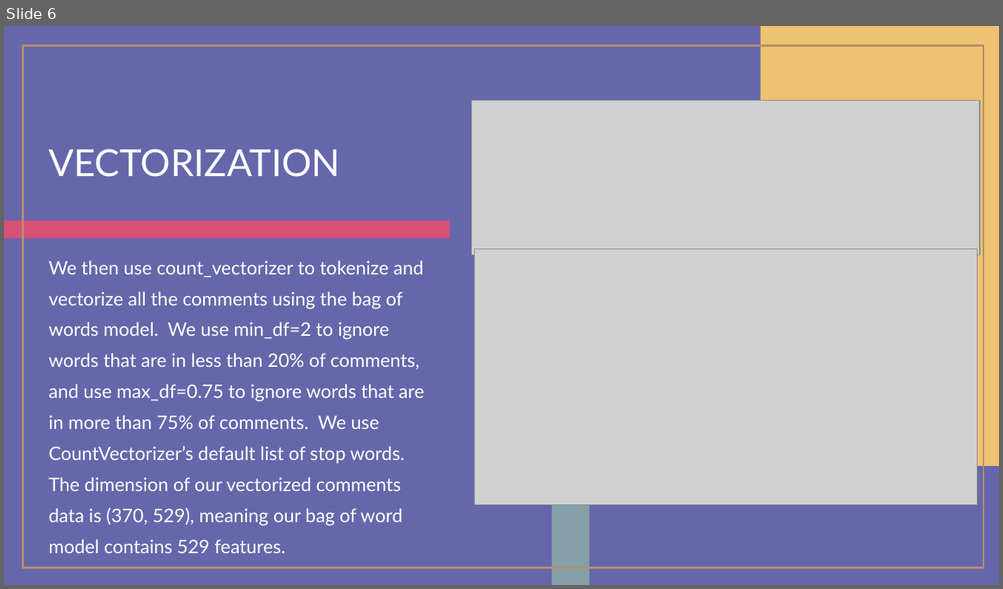
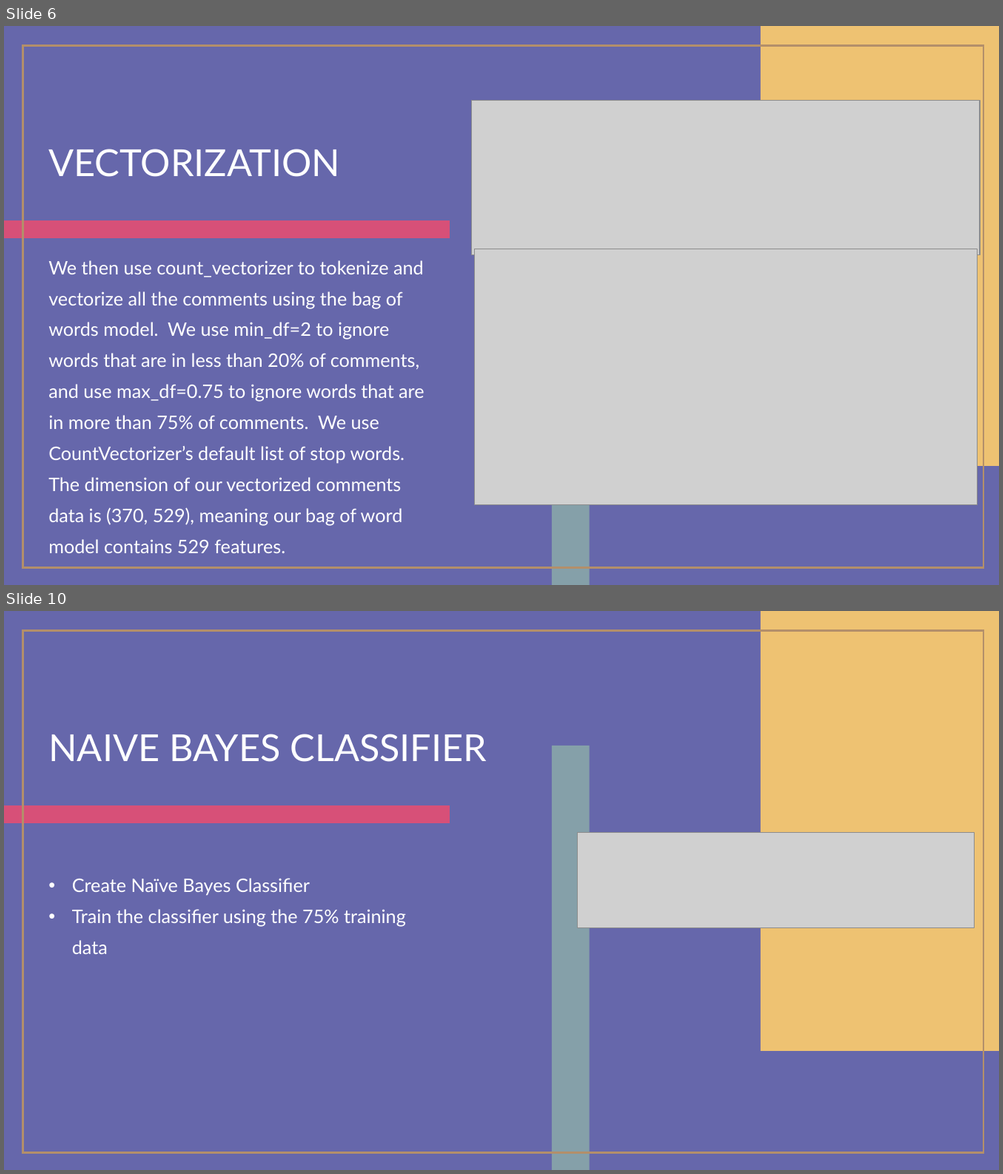
Before and after one commit to esokumamon/NLP, a slide deck: NLP.pptx. Shown one above the other, each under a label of ours: slide 6 before the commit, slides 6 and 10 after it; the slides between them are not shown. The pictures are 1003x589 and 1003x1174 pixels, drawn with LibreOffice and Linux fonts; fonts in the diff are those of the drawing; grey boxes stand for pictures. Boxes give left, top, right and bottom in pixels: in the first picture for what was removed or moved away, otherwise in the second. Text is boxed around its words. In the diff, an @@ line names an element or a change of style, - is before the commit and + after.

```diff
--- a/NLP.pptx
+++ b/NLP.pptx
@@ slide 10 added at (4, 611, 999, 1170), background #6667AB; not listed: 4 template elements that a slide beside it also shows @@
@@ title added at (48, 734, 487, 762), 36 pt, text #FFFFFF @@
+NAIVE BAYES CLASSIFIER
@@ picture added at (578, 832, 974, 928) @@
@@ text added at (72, 878, 406, 954), 18 pt, text #FFFFFF @@
+• Create Naïve Bayes Classifier
+• Train the classifier using the 75% training data
```
Also in this commit, not shown: 3 other slides added, 2 other files.
